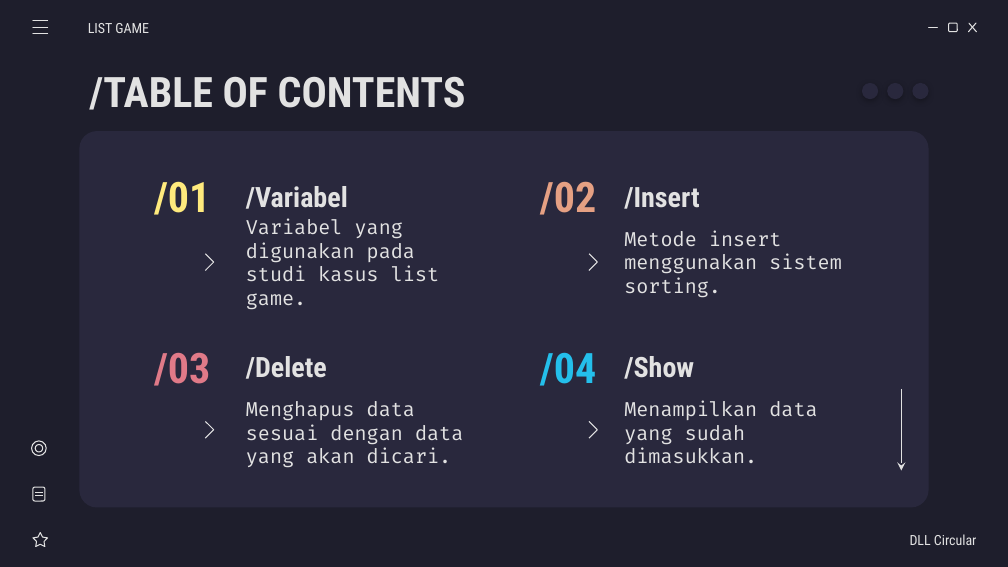
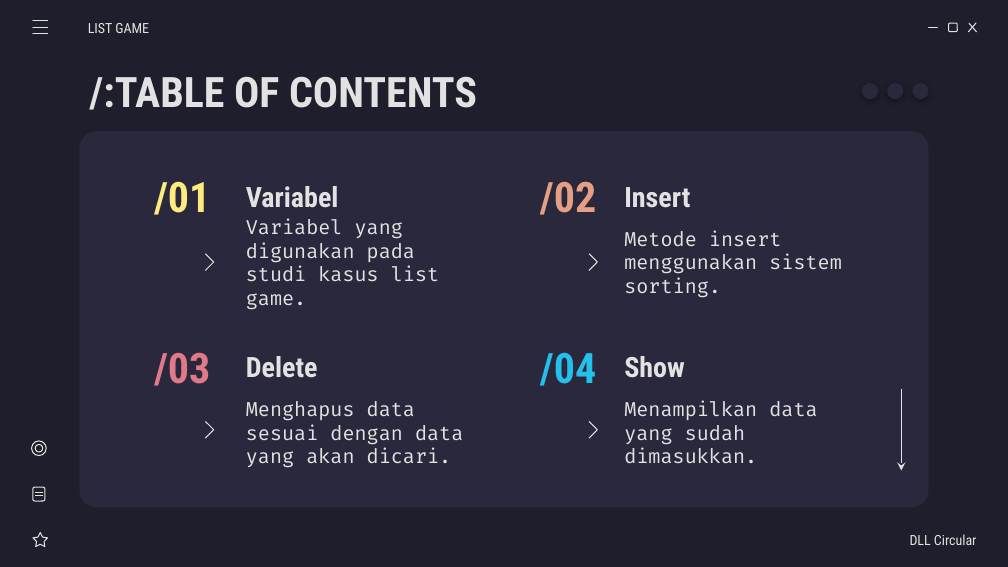
Before and after one commit to weztcy/Semester-3, a slide deck: slide 3 of Struktur Data/List Game - Kelompok 5.pptx. Drawn at 1008x567 pixels with LibreOffice and Linux fonts; fonts in the diff are those of the drawing. Boxes give left, top, right and bottom in pixels: in the first picture for what was removed or moved away, otherwise in the second. Text is boxed around its words. In the diff, an @@ line names an element or a change of style, - is before the commit and + after.

```diff
--- a/Struktur Data/List Game - Kelompok 5.pptx
+++ b/Struktur Data/List Game - Kelompok 5.pptx
@@ title at (89,76,477,110): text changed @@
-/TABLE OF CONTENTS
+/:TABLE OF CONTENTS
@@ title at (246,186,339,208): text changed @@
-/Variabel
+Variabel
@@ title at (624,187,690,208): text changed @@
-/Insert
+Insert
@@ title at (246,356,318,378): text changed @@
-/Delete
+Delete
@@ title at (624,356,685,378): text changed @@
-/Show
+Show
```
Also in this commit, not shown: 3 other slides changed, 13 slides added, 4 other files.
